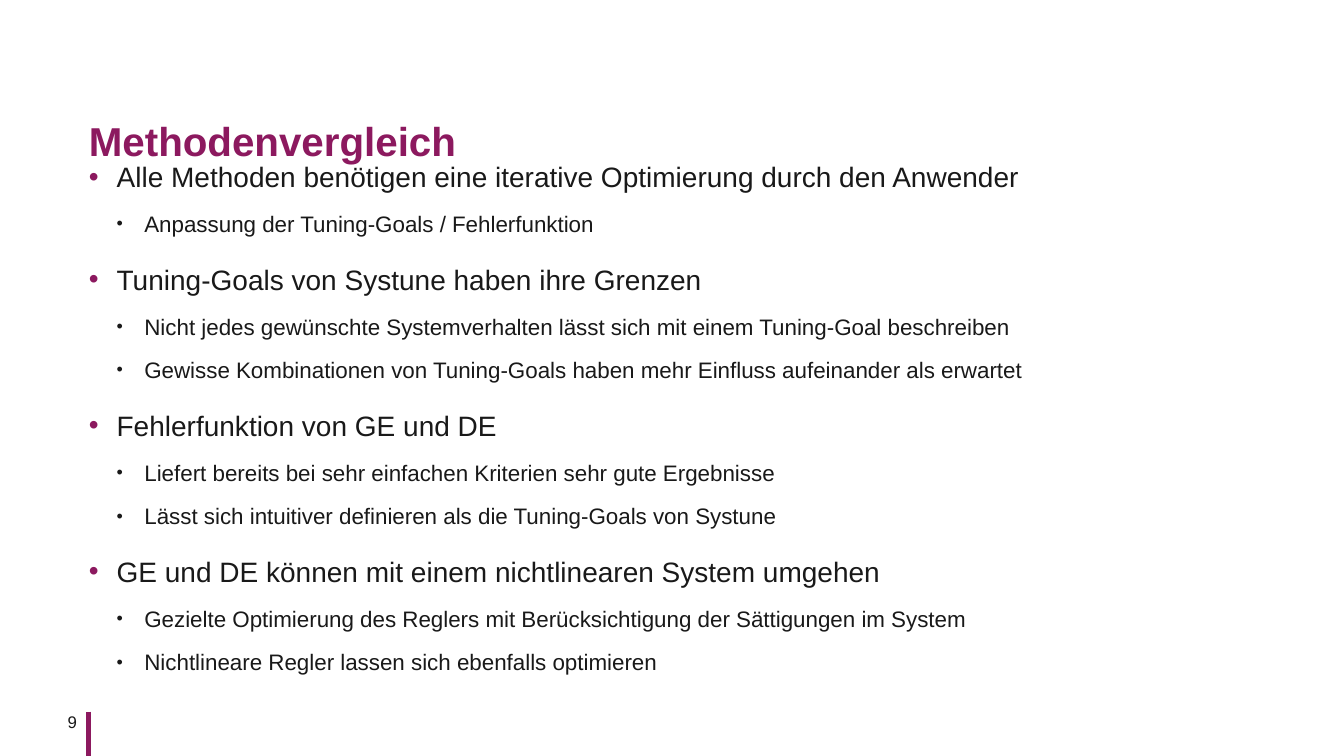
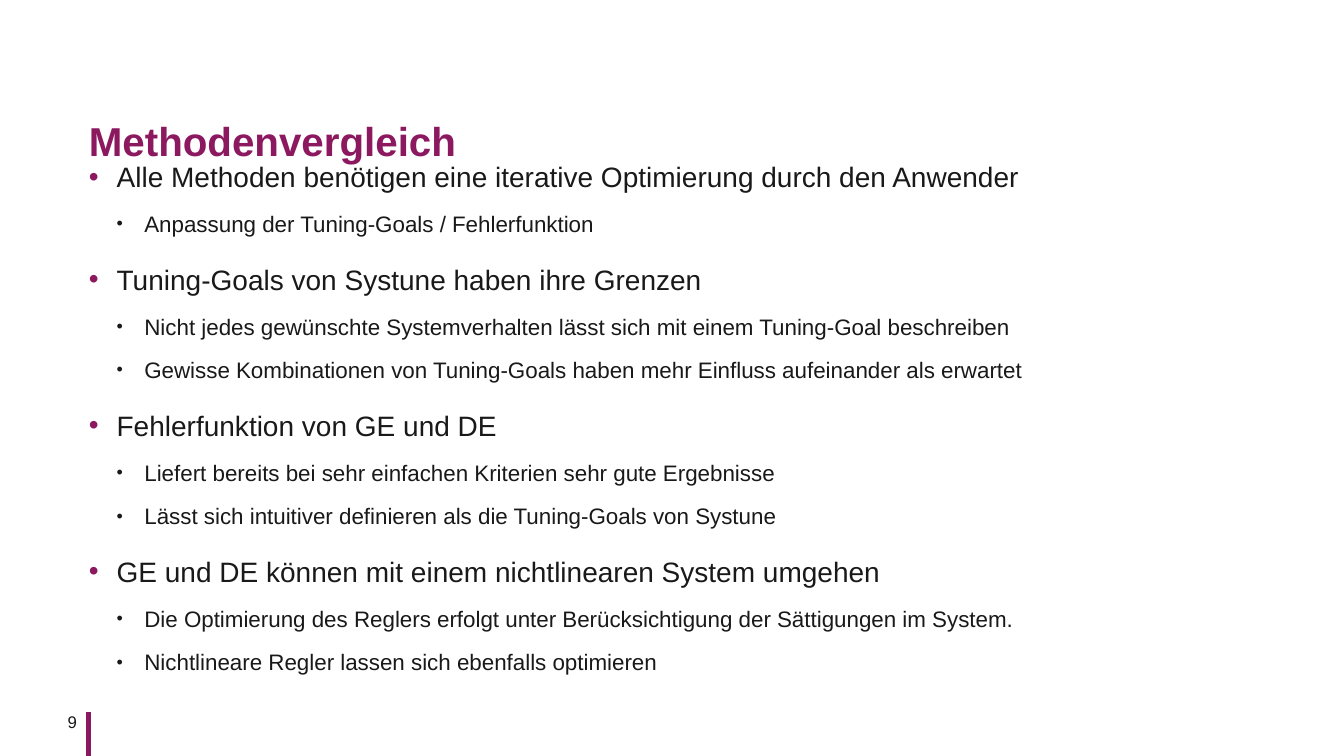
Before and after one commit to KROIA/Automatische_Reglersynthese, a slide deck: slide 9 of Präsentation/Präsentation.pptx. Drawn at 1344x756 pixels with LibreOffice and Linux fonts; fonts in the diff are those of the drawing; background and template pictures are left out. Boxes give left, top, right and bottom in pixels: in the first picture for what was removed or moved away, otherwise in the second. Text is boxed around its words. In the diff, an @@ line names an element or a change of style, - is before the commit and + after.

```diff
--- a/Präsentation/Präsentation.pptx
+++ b/Präsentation/Präsentation.pptx
@@ text at (144,610,1013,632): text changed @@
-  • Gezielte Optimierung des Reglers mit Berücksichtigung der Sättigungen im System
+  • Die Optimierung des Reglers erfolgt unter Berücksichtigung der Sättigungen im System.
```
Also in this commit, not shown: 4 other slides changed, 1 slide added.
